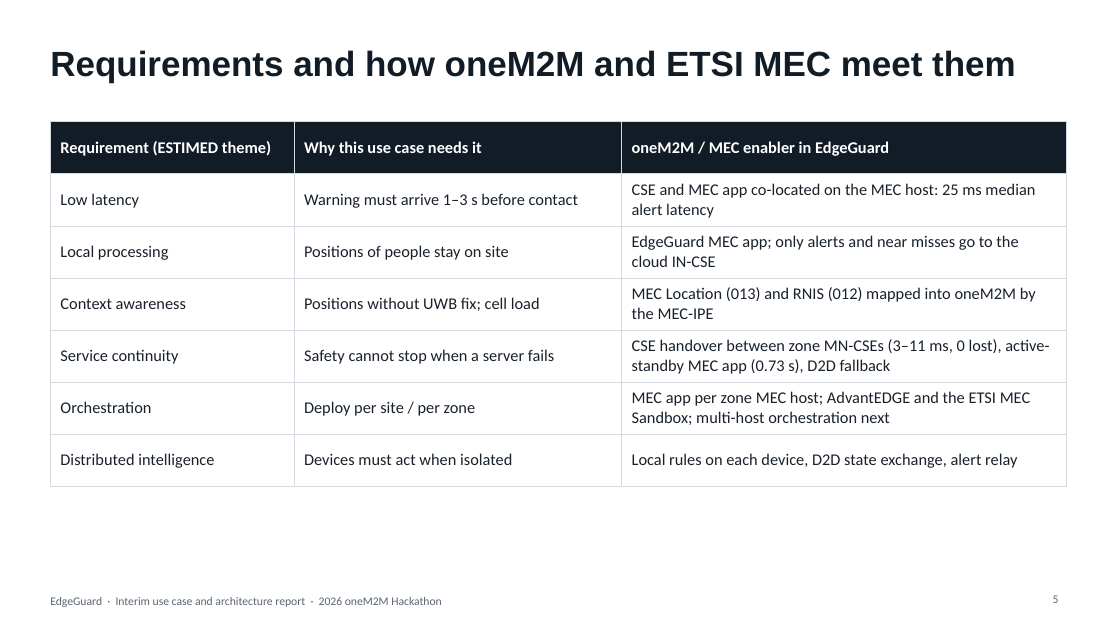
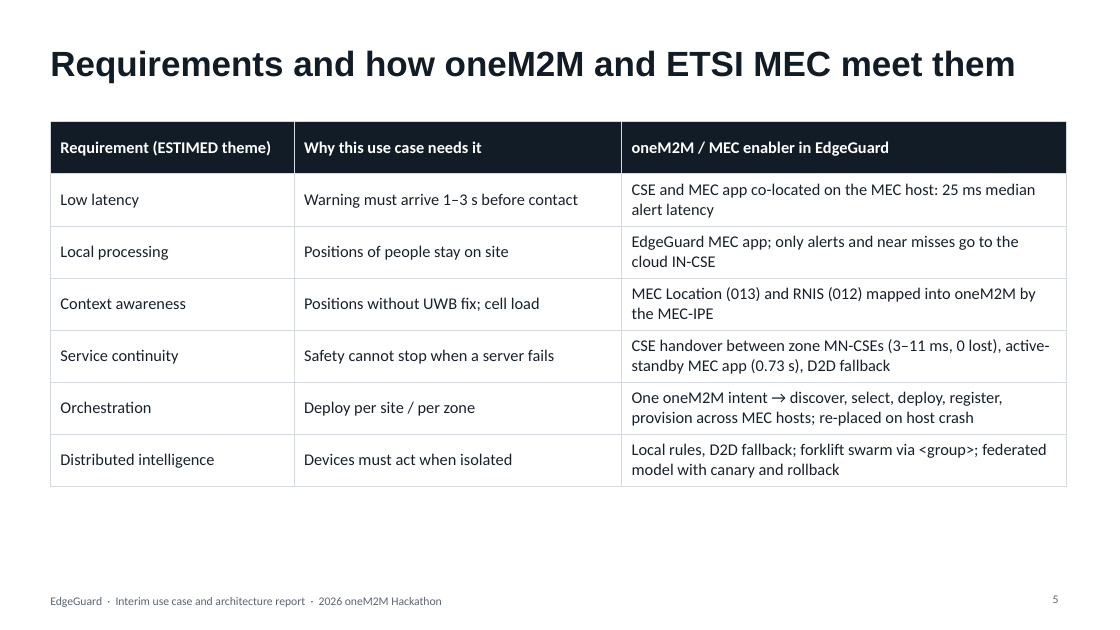
Before and after one commit to ljw22112/Edgeguard, a slide deck: slide 5 of docs/submissions/EdgeGuard_Interim_Report.pptx. Drawn at 1120x630 pixels with LibreOffice and Linux fonts; fonts in the diff are those of the drawing. Boxes give left, top, right and bottom in pixels: in the first picture for what was removed or moved away, otherwise in the second. Text is boxed around its words. In the diff, an @@ line names an element or a change of style, - is before the commit and + after.

```diff
--- a/docs/submissions/EdgeGuard_Interim_Report.pptx
+++ b/docs/submissions/EdgeGuard_Interim_Report.pptx
@@ table at bbox=[50, 122, 1067, 482] @@
-row 6, column 3: MEC app per zone MEC host; AdvantEDGE and the ETSI MEC Sandbox; multi-host orchestration next
+row 6, column 3: One oneM2M intent → discover, select, deploy, register, provision across MEC hosts; re-placed on host crash
-row 7, column 3: Local rules on each device, D2D state exchange, alert relay
+row 7, column 3: Local rules, D2D fallback; forklift swarm via <group>; federated model with canary and rollback
```
Also in this commit, not shown: 7 other slides changed, 2 slides added.
